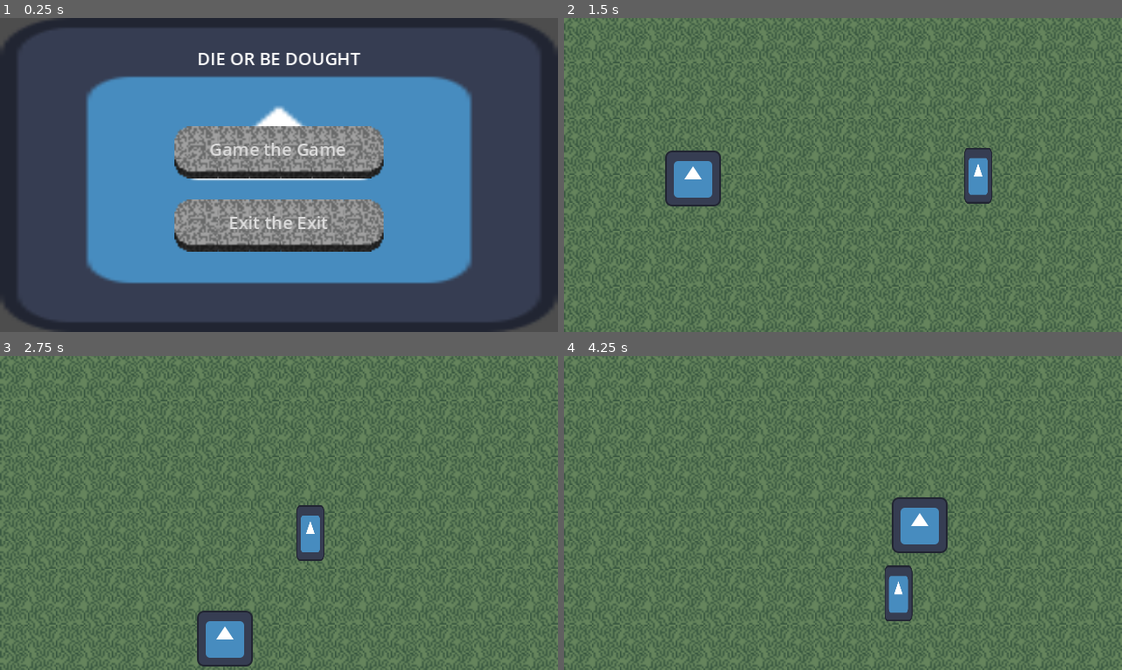
Above: before the commit, frames 1-4 (two rows, left to right).
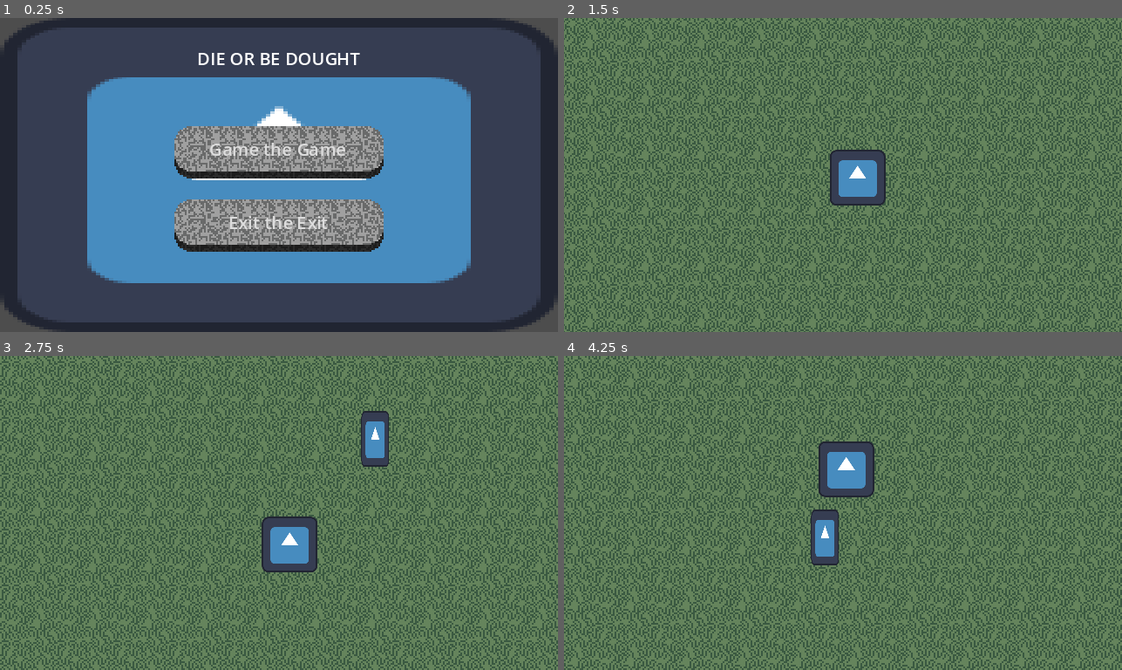
Above: after the commit, the same moments.

Repository: KxUgh/48h-game-jam-game
Game: Godot game, scene res://scenes/main_menu.tscn
The game is run twice, just before and just after one commit, with the same random seed, the same clock (stepped at 60 frames per second) and the same inputs. The engine's default icon, where the game draws it, is replaced by a stand-in: a white triangle on a blue panel in a dark square.
Inputs (mouse positions are in pixels of both pictures, inside the frame that each line leads up to):
- Up to frame 1 (0.25 s): no input
- Up to frame 2 (1.5 s): click "Game the Game" at 0.5 s; move the mouse to (965, 159) at 1.27 s; hold D (right) from 1.28 s (still down)
- Up to frame 3 (2.75 s): move the mouse to (167, 528) at 2.02 s; release D (right) at 2.03 s; hold S (down) from 2.03 s (still down)
- Up to frame 4 (4.25 s): move the mouse to (898, 443) at 2.77 s; release S (down) at 2.78 s; hold D (right) 2.78-3.53 s; move the mouse to (815, 575) at 3.52 s; hold W (up) from 3.53 s (still down)

The runs differ from the first frame. In frame 1, 1.8% of the frame differs, in the area x 15-85%, y 11-85%; in frame 2, 49%, in the area x 0-100%, y 0-100%; in frame 3, 45%; in frame 4, 48%.

Commit message:
Add camera movement

Diff:
--- a/project.godot
+++ b/project.godot
@@ -53,5 +53,6 @@
 
 [rendering]
 
+textures/canvas_textures/default_texture_filter=0
 renderer/rendering_method="gl_compatibility"
 renderer/rendering_method.mobile="gl_compatibility"
--- a/scenes/main.tscn
+++ b/scenes/main.tscn
@@ -1,7 +1,8 @@
-[gd_scene load_steps=49 format=4 uid="uid://bu2vv3yml2k7d"]
+[gd_scene load_steps=50 format=4 uid="uid://bu2vv3yml2k7d"]
 
 [ext_resource type="Texture2D" uid="uid://cdve845fvcwuf" path="res://assets/OuterTileset.png" id="1_1irw7"]
 [ext_resource type="PackedScene" uid="uid://i08j2b1vco1c" path="res://scenes/caveman.tscn" id="2_to06s"]
+[ext_resource type="Script" path="res://scripts/camera.gd" id="2_y1ld6"]
 [ext_resource type="PackedScene" uid="uid://by2vub21vtxyo" path="res://scenes/player.tscn" id="3_t447v"]
 
 [sub_resource type="NavigationPolygon" id="NavigationPolygon_ulspu"]
@@ -1942,7 +1943,13 @@
 tile_map_data = PackedByteArray("AAD3//v/AAAMAAMAAAD3//z/AAAMAAIAAAD4//v/AAANAAMAAAD4//z/AAANAAIAAAD5//v/AAAMAAMAAAD5// …(11888 unchanged characters)…
 tile_set = SubResource("TileSet_jkjmu")
 
-[node name="Camera2D" type="Camera2D" parent="."]
+[node name="Camera2D" type="Camera2D" parent="." node_paths=PackedStringArray("player")]
+position = Vector2(-106, 3)
+script = ExtResource("2_y1ld6")
+player = NodePath("../Player")
+stiffness = 5.0
+horizontal_pan_distance = 15.0
+vertical_pan_distance = 15.0
 
 [node name="Player" parent="." instance=ExtResource("3_t447v")]
 position = Vector2(-106, 2)
--- /dev/null
+++ b/scripts/camera.gd
@@ -0,0 +1,23 @@
+extends Camera2D
+
+@export var player: Node2D
+@export var stiffness: float
+@export var horizontal_pan_distance: float
+@export var vertical_pan_distance: float
+
+@onready var pan_distance: Vector2 = Vector2(horizontal_pan_distance,vertical_pan_distance)
+
+func _physics_process(delta: float) -> void:
+	var viewport_size: Vector2 = get_viewport_rect().size / zoom
+
+	# mouse position is within range [-viewport_size / 2 , viewport_size / 2]
+	var min_mouse_position: Vector2 = -viewport_size / 2
+	var max_mouse_position: Vector2 = viewport_size / 2
+
+	var mouse_position: Vector2 = get_local_mouse_position().clamp(min_mouse_position,max_mouse_position)
+
+	var normalized_mouse_position: Vector2 = mouse_position * 2 / viewport_size
+
+	var desired_position: Vector2 = player.position + normalized_mouse_position * pan_distance
+
+	position += (desired_position - position) * stiffness * delta
Not shown: 1 places in scenes/main_menu.tscn that only renumber resources
